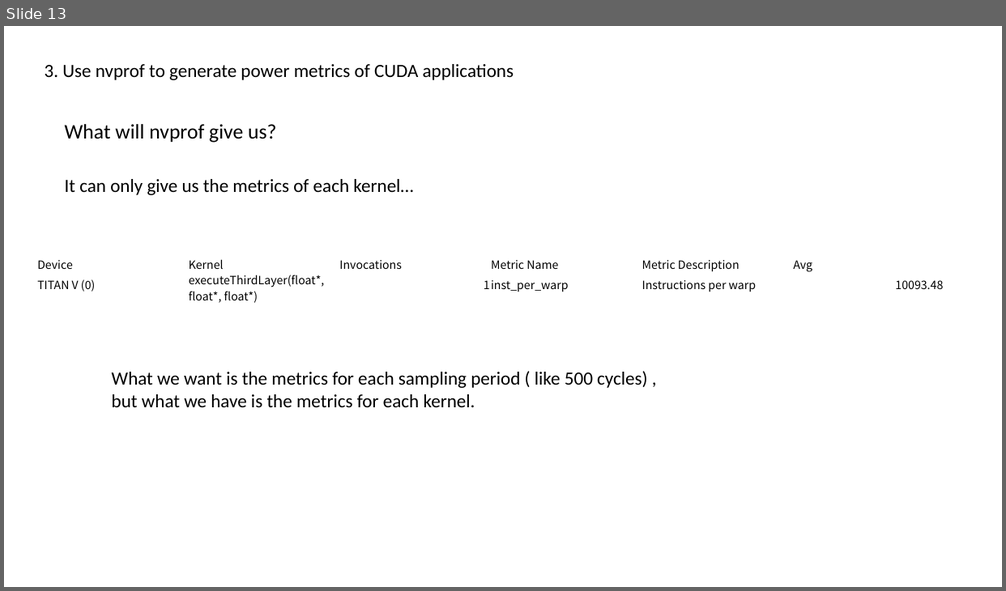
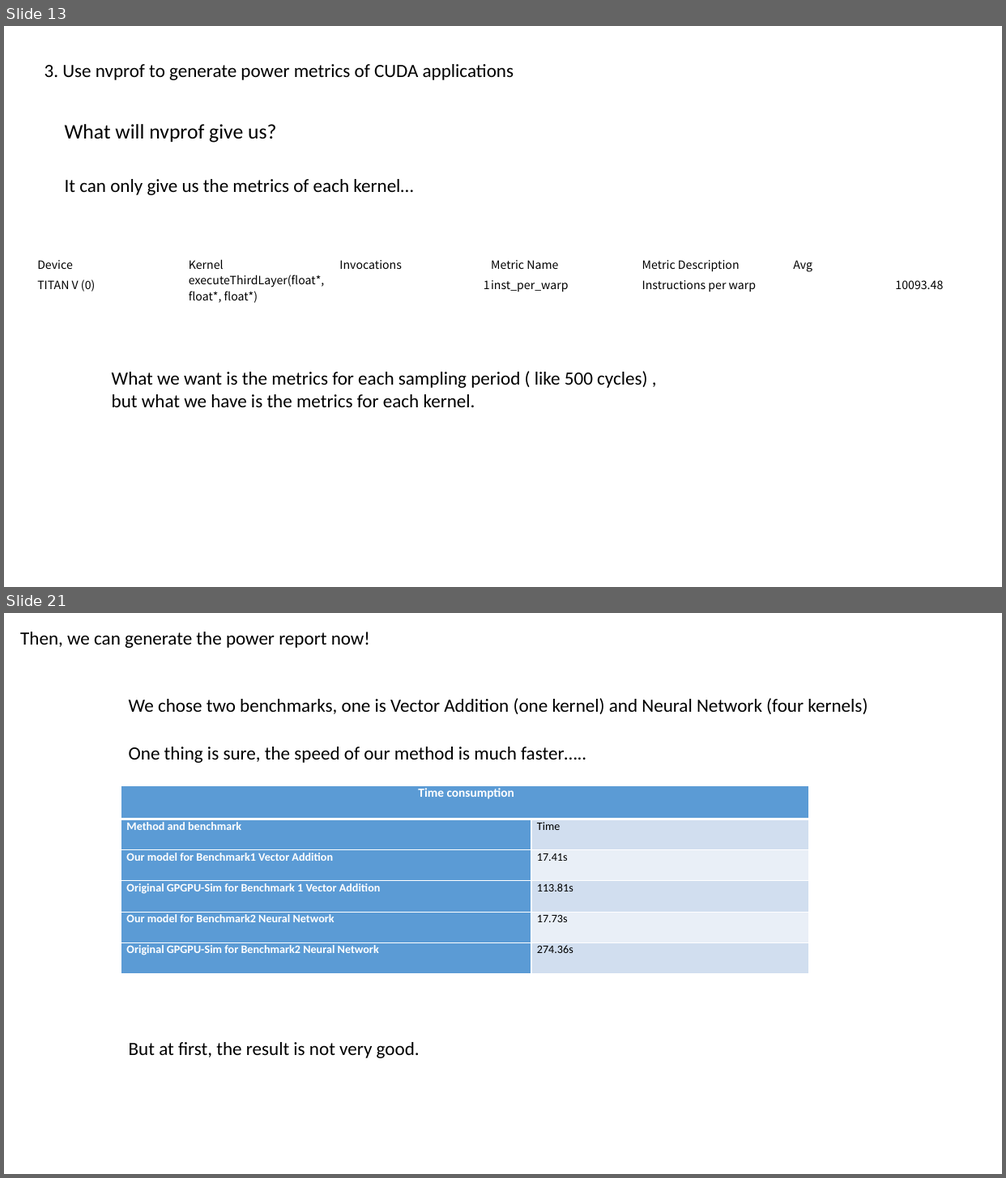
Before and after one commit to shenzongyi1997/GPU_learning, a slide deck: presentation/Shen Zongyi.pptx. Shown one above the other, each under a label of ours: slide 13 before the commit, slides 13 and 21 after it; the slides between them are not shown. The pictures are 1006x591 and 1006x1178 pixels, drawn with LibreOffice and Linux fonts; fonts in the diff are those of the drawing. Boxes give left, top, right and bottom in pixels: in the first picture for what was removed or moved away, otherwise in the second. Text is boxed around its words. In the diff, an @@ line names an element or a change of style, - is before the commit and + after.

```diff
--- a/presentation/Shen Zongyi.pptx
+++ b/presentation/Shen Zongyi.pptx
@@ slide 21 added at (x1=4, y1=613, x2=1002, y2=1174), background #FFFFFF @@
@@ text added at (x1=20, y1=632, x2=370, y2=648), 18 pt, text #000000 @@
+Then, we can generate the power report now!
@@ text added at (x1=129, y1=698, x2=867, y2=714), 18 pt, text #000000 @@
+We chose two benchmarks, one is Vector Addition (one kernel) and Neural Network (four kernels)
@@ text added at (x1=129, y1=747, x2=586, y2=763), 18 pt, text #000000 @@
+One thing is sure, the speed of our method is much faster…..
@@ table added at (x1=121, y1=786, x2=809, y2=973), 6 rows, 2 columns @@
+Time consumption | 
+Method and benchmark | Time
+Our model for Benchmark1 Vector Addition | 17.41s
+Original GPGPU-Sim for Benchmark 1 Vector Addition | 113.81s
+Our model for Benchmark2 Neural Network | 17.73s
+Original GPGPU-Sim for Benchmark2 Neural Network | 274.36s
@@ text added at (x1=129, y1=1042, x2=420, y2=1059), 18 pt, text #000000 @@
+But at first, the result is not very good.
```
Also in this commit, not shown: 3 slides changed, 9 other slides added.
